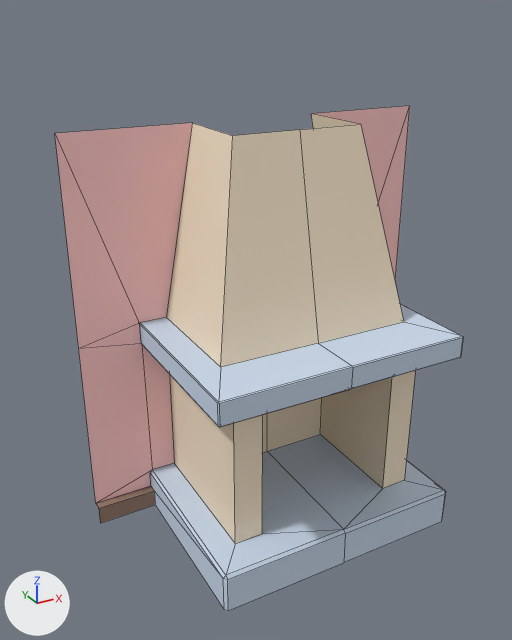
The FBX model Content/Game_Art/FBX/Archi/SM_Cheminee.fbx as it was, and as the next commit left it.
Before and after are seen from a 50 mm camera at (-2.76, -2.27, 2.6) aimed at (-1.21, 0.56, 1.19). Arrows for +X, +Y and +Z are at lower left; the lights stay in place. Mesh edges are drawn as thin lines. Where no turn or scale is listed for an object, it has been applied to the vertices.

Names of what the first picture shows: 'SM_Cheminee'.
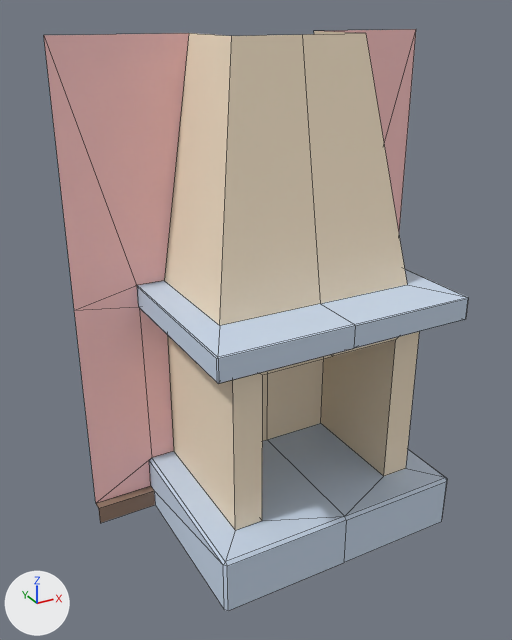
Where the change shows, as pixel boxes [x1, y1, x2, y2] in the pictures (512 x 640 px; the box of a moved part takes in the faces that stretch with it):
'SM_Cheminee', reshaped (15% taller): before [55, 106, 463, 611]; after [44, 29, 468, 611]
part 1 of me_mesh, moved or reshaped: before [79, 343, 445, 611]; after [74, 307, 447, 611]
part 2 of me_mesh, moved or reshaped: before [81, 304, 463, 427]; after [77, 269, 468, 384]
part 3 of me_mesh, moved or reshaped: before [55, 106, 410, 367]; after [44, 29, 416, 325]

Patch to the scene script:
```diff
--- a/Content/Game_Art/FBX/Archi/SM_Cheminee.fbx.py
+++ b/Content/Game_Art/FBX/Archi/SM_Cheminee.fbx.py
@@ me_mesh @@
 me_mesh.from_pydata(...)  # 91 vertices, 82 faces; spans x -2.0..0.0, y 0.0..0.95, z 0.0..2.1
 # used by ob_sm_cheminee; location = (0.0, 0.0, 0.0)
+# me_mesh part 1: all 21 vertices in x -1.68..-0.32, y 0.0..0.95, z 0.19..0.21 are moved by (0.0, 0.0, 0.08)
+# me_mesh part 2: all 46 vertices in x -2.0..0.0, y 0.03..0.95, z 0.9..1.12 are moved by (0.0, 0.0, 0.21)
+# me_mesh part 3: all 7 vertices in x -2.0..0.0, y 0.52..0.95, z 2.1 are moved by (0.0, 0.0, 0.4)
 me_mesh.materials.append(mat_material__37)
```
